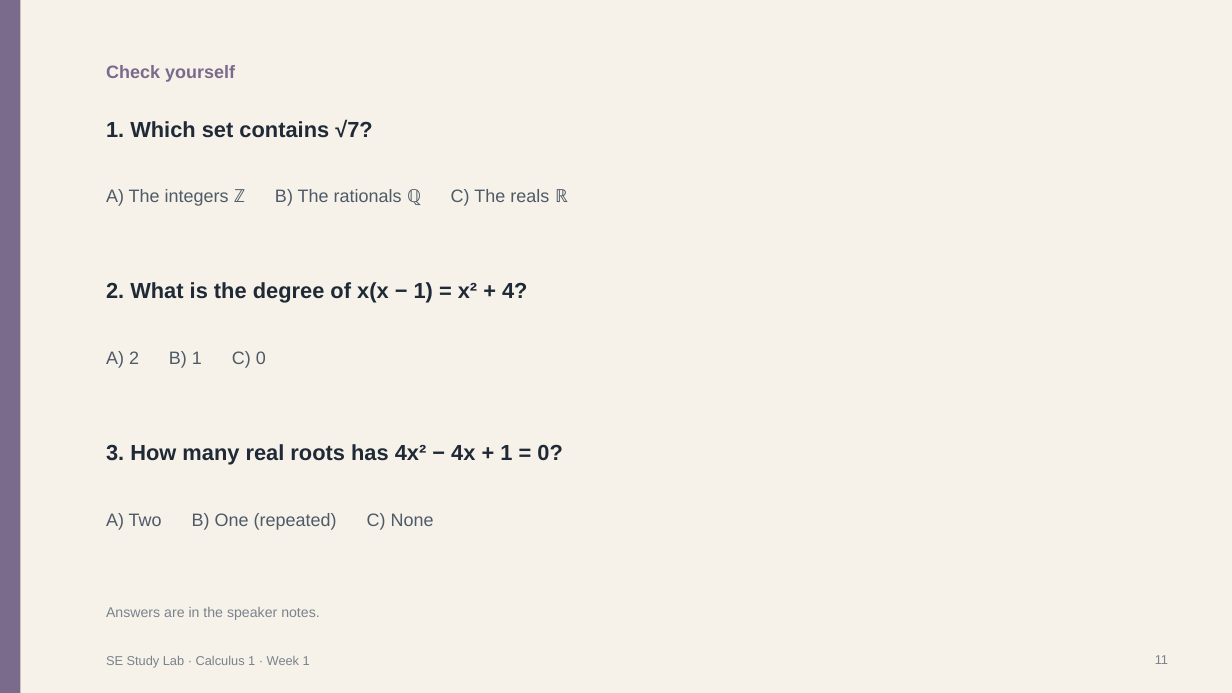
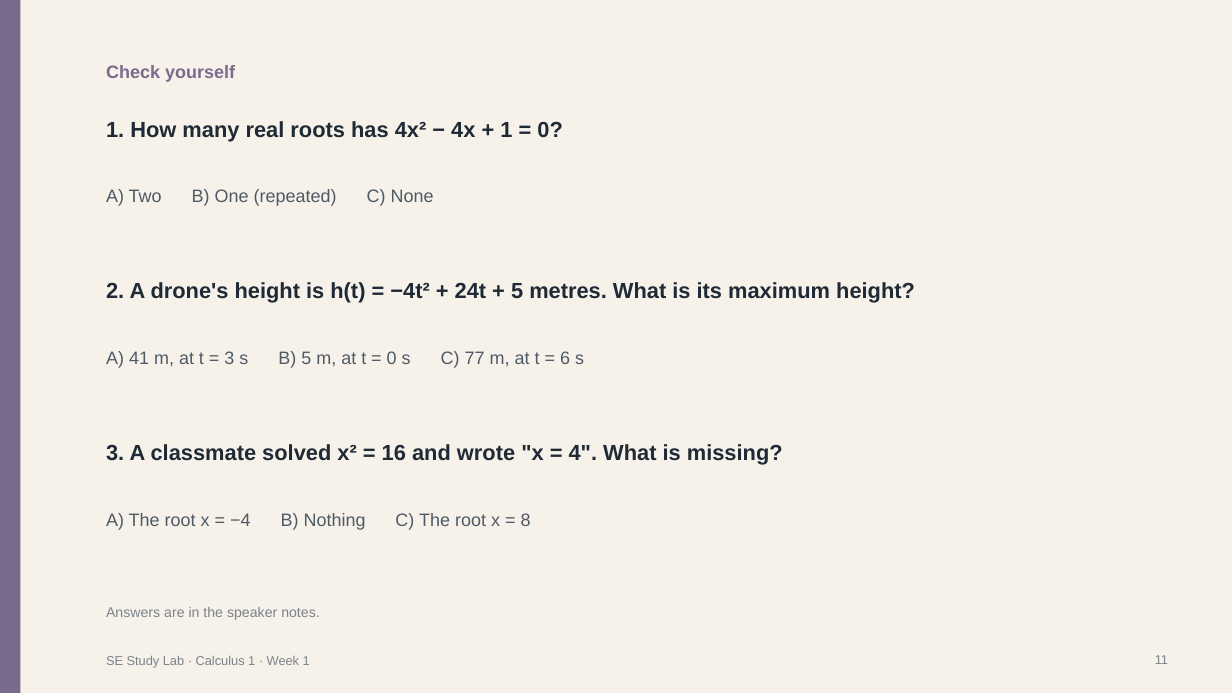
Before and after one commit to jdswe/se-study-lab, a slide deck: slide 11 of public/downloads/en/y1-t1-m3-calc-w1/slides.pptx. Drawn at 1232x693 pixels with LibreOffice and Linux fonts; fonts in the diff are those of the drawing. Boxes give left, top, right and bottom in pixels: in the first picture for what was removed or moved away, otherwise in the second. Text is boxed around its words. In the diff, an @@ line names an element or a change of style, - is before the commit and + after.

```diff
--- a/public/downloads/en/y1-t1-m3-calc-w1/slides.pptx
+++ b/public/downloads/en/y1-t1-m3-calc-w1/slides.pptx
@@ text at bbox=[106, 121, 562, 142]: text changed @@
-1. Which set contains √7?
+1. How many real roots has 4x² − 4x + 1 = 0?
@@ text at bbox=[106, 189, 434, 206]: text changed @@
-A) The integers ℤ B) The rationals ℚ C) The reals ℝ
+A) Two B) One (repeated) C) None
@@ text at bbox=[106, 282, 915, 303]: text changed @@
-2. What is the degree of x(x − 1) = x² + 4?
+2. A drone's height is h(t) = −4t² + 24t + 5 metres. What is its maximum height?
@@ text at bbox=[106, 351, 584, 368]: text changed @@
-A) 2 B) 1 C) 0
+A) 41 m, at t = 3 s B) 5 m, at t = 0 s C) 77 m, at t = 6 s
@@ text at bbox=[106, 444, 783, 465]: text changed @@
-3. How many real roots has 4x² − 4x + 1 = 0?
+3. A classmate solved x² = 16 and wrote "x = 4". What is missing?
@@ text at bbox=[106, 513, 531, 530]: text changed @@
-A) Two B) One (repeated) C) None
+A) The root x = −4 B) Nothing C) The root x = 8
```
Also in this commit, not shown: 8 other slides changed, 2 slides added, 2 slides removed, 47 other files.
